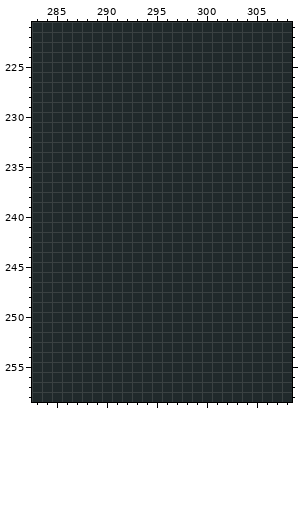
Two states of a pixel-art file, Rogue/Sprites/TemplateBackground02.aseprite. That is the earlier state.
344x456 pixels, 1 frame. Colours within 5 levels of each other are drawn and written as one. Shown: x 283..308, y 221..258. The commit also changed other parts of the picture, which this record leaves out.
New version:
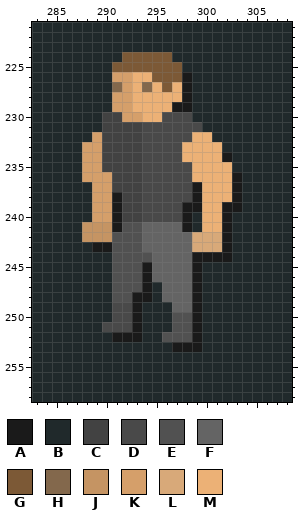
Palette (. is transparent): A #1a1a1a  B #20292b  C #424242  D #494949  E #515151  F #646464  G #7c5936  H #83684c  J #c59463  K #d59f6a  L #d8a979  M #ecb176
The exact change:
{"where": "layer \"Character\""}
{"y":224,"x":292,"old":"BBBBB","new":"GGGGG"}
{"y":225,"x":291,"old":"BBBBBBB","new":"GGGGGGG"}
{"y":226,"x":291,"old":"BBBBBBBB","new":"KKMMGGGA"}
{"y":227,"x":291,"old":"BBBBBBBB","new":"HKMHMGMA"}
{"y":228,"x":291,"old":"BBBBBBBB","new":"KKMMMMMA"}
{"y":229,"x":291,"old":"BBBBBBBB","new":"KKMMMMAA"}
{"y":230,"x":290,"old":"BBBBBBBBB","new":"CCKKMMDDD"}
{"y":231,"x":290,"old":"BBBBBBBBBB","new":"CCCCDDDDDD"}
{"y":232,"x":289,"old":"BBBBBBBBBBBB","new":"KCCCCDDDDDMM"}
{"y":233,"x":288,"old":"BBBBBBBBBBBBBB","new":"KKCCCCDDDDMMMM"}
{"y":234,"x":288,"old":"BBBBBBBBBBBBBBB","new":"KKCCCCDDDDMMMMA"}
{"y":235,"x":288,"old":"BBBBBBBBBBBBBBB","new":"KKCCCCDDDDDMMMM"}
{"y":236,"x":288,"old":"BBBBBBBBBBBBBBBB","new":"KKKCCCDDDDDMMMMA"}
{"y":237,"x":289,"old":"BBBBBBBBBBBBBBB","new":"KKCCCDDDDDAMMMA"}
{"y":238,"x":289,"old":"BBBBBBBBBBBBBBB","new":"KKACCDDDDDAMMMA"}
{"y":239,"x":289,"old":"BBBBBBBBBBBBBBB","new":"KKACCDDDDAAMMAA"}
{"y":240,"x":289,"old":"BBBBBBBBBB","new":"KKACCDDDDA"}
{"y":240,"x":300,"old":"BBB","new":"MMA"}
{"y":241,"x":288,"old":"BBBBBBBBBBB","new":"JJJAEEFFFFA"}
{"y":241,"x":300,"old":"BBB","new":"MMA"}
{"y":242,"x":288,"old":"BBBBBBBBBBBBBBB","new":"JJJEEEFFFFFLLLA"}
{"y":243,"x":289,"old":"BBBBBBBBBBBBBB","new":"AAEEEFFFFFLLLA"}
{"y":244,"x":291,"old":"BBBBBBBBBBBB","new":"EEEEFFFFAAAA"}
{"y":245,"x":291,"old":"BBBBBBBBB","new":"EEEAFFFFA"}
{"y":246,"x":291,"old":"BBBBBBBBB","new":"EEEAFFFFA"}
{"y":247,"x":291,"old":"BBBB","new":"EEEA"}
{"y":247,"x":296,"old":"BBBB","new":"FFFA"}
{"y":248,"x":291,"old":"BBBB","new":"EEAA"}
{"y":248,"x":296,"old":"BBBB","new":"FFFA"}
{"y":249,"x":291,"old":"BBB","new":"DDA"}
{"y":249,"x":297,"old":"BBB","new":"FFA"}
{"y":250,"x":291,"old":"BBB","new":"DDA"}
{"y":250,"x":297,"old":"BBB","new":"EEA"}
{"y":251,"x":290,"old":"BBBB","new":"DDDA"}
{"y":251,"x":297,"old":"BBB","new":"EEA"}
{"y":252,"x":291,"old":"BBB","new":"AAA"}
{"y":252,"x":296,"old":"BBBB","new":"EEEA"}
{"y":253,"x":297,"old":"BBB","new":"AAA"}
{"label":"changed","picture_box":[82,52,242,352]}
